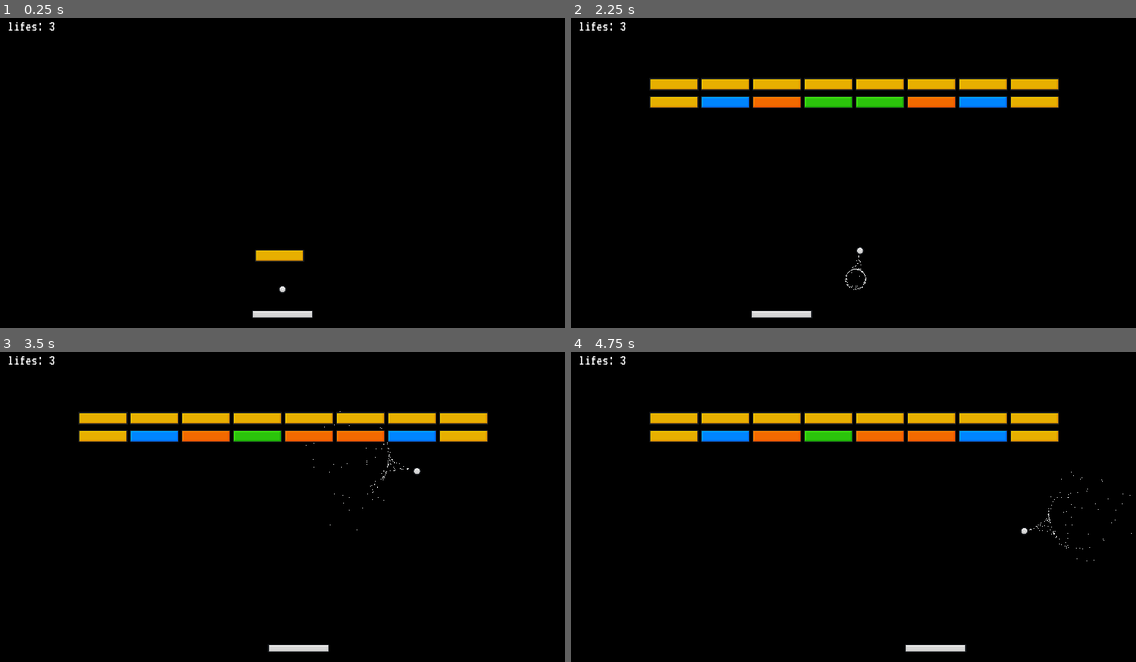
Above: before the commit, frames 1-4 (two rows, left to right).
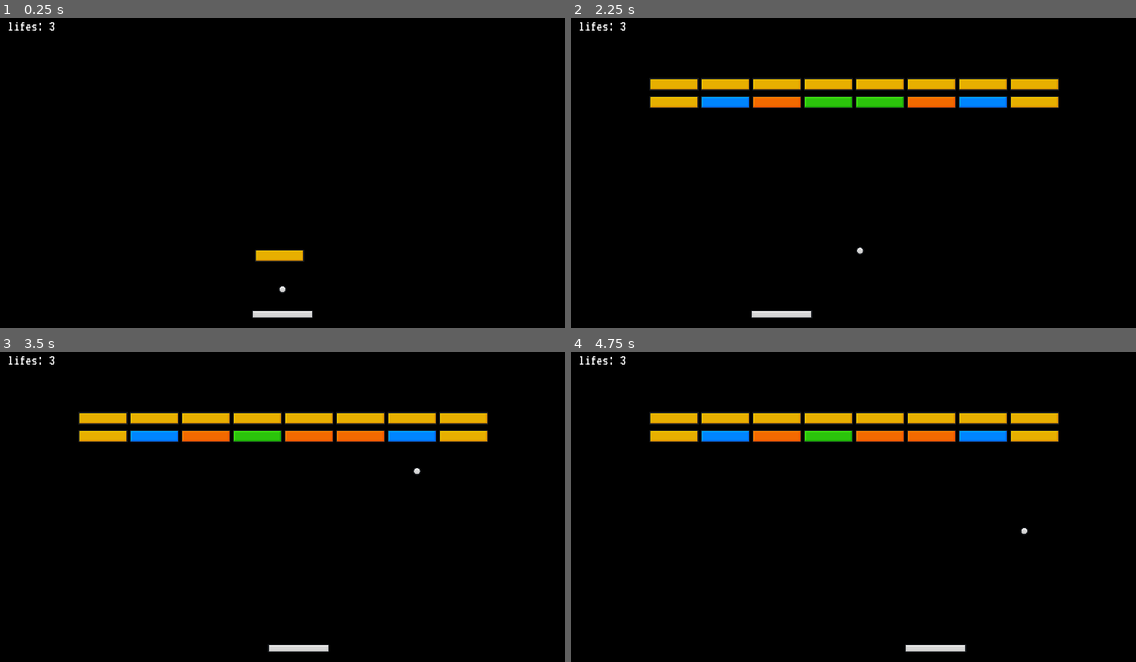
Above: after the commit, the same moments.

Repository: dazheng6/Brick-Breaker-2
Game: Godot game, scene res://Scenes/main.tscn
The game is run twice, just before and just after one commit, with the same random seed, the same clock (stepped at 60 frames per second) and the same inputs.
Inputs:
- Up to frame 1 (0.25 s): no input
- Up to frame 2 (2.25 s): tap Enter at 0.5 s; hold D (right) 0.53-1.25 s; click "GO TO NEXT LEVEL" at 1.25 s; tap Space at 2 s; hold A (left) from 2.03 s (still down)
- Up to frame 3 (3.5 s): release A (left) at 2.78 s; hold D (right) from 2.78 s (still down)
- Up to frame 4 (4.75 s): release D (right) at 4.28 s; hold A (left) from 4.28 s (still down)

The runs differ from the first frame. In frame 1, less than 0.1% of the frame differs, in the area x 50-51%, y 87-88%; in frame 2, less than 0.1%; in frame 3, less than 0.1%; in frame 4, less than 0.1%, in the area x 80-100%, y 38-68%.

Commit message:
Particles

Diff:
--- a/Scenes/ball.tscn
+++ b/Scenes/ball.tscn
@@ -12,7 +12,9 @@
 initial_velocity_max = 58.84
 orbit_velocity_min = 436.91
 orbit_velocity_max = 827.82
-color = Color(0.992157, 1, 1, 1)
+scale_min = 0.5
+scale_max = 1.3
+color = Color(0.988235, 1, 1, 1)
 
 [sub_resource type="ParticleProcessMaterial" id="ParticleProcessMaterial_khrot"]
 particle_flag_disable_z = true
@@ -44,6 +46,7 @@
 process_material = SubResource("ParticleProcessMaterial_etcia")
 explosiveness = 0.02
 randomness = 0.81
+trail_enabled = true
 
 [node name="PaddleHitParticle" type="GPUParticles2D" parent="."]
 emitting = false
